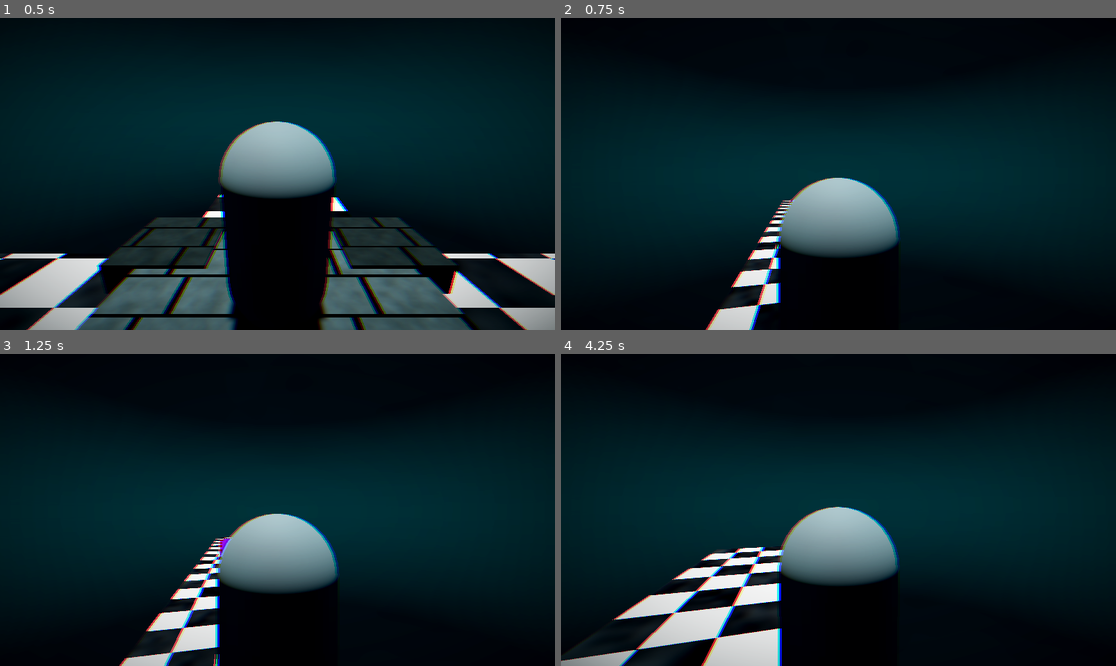
Above: before the commit, frames 1-4 (two rows, left to right).
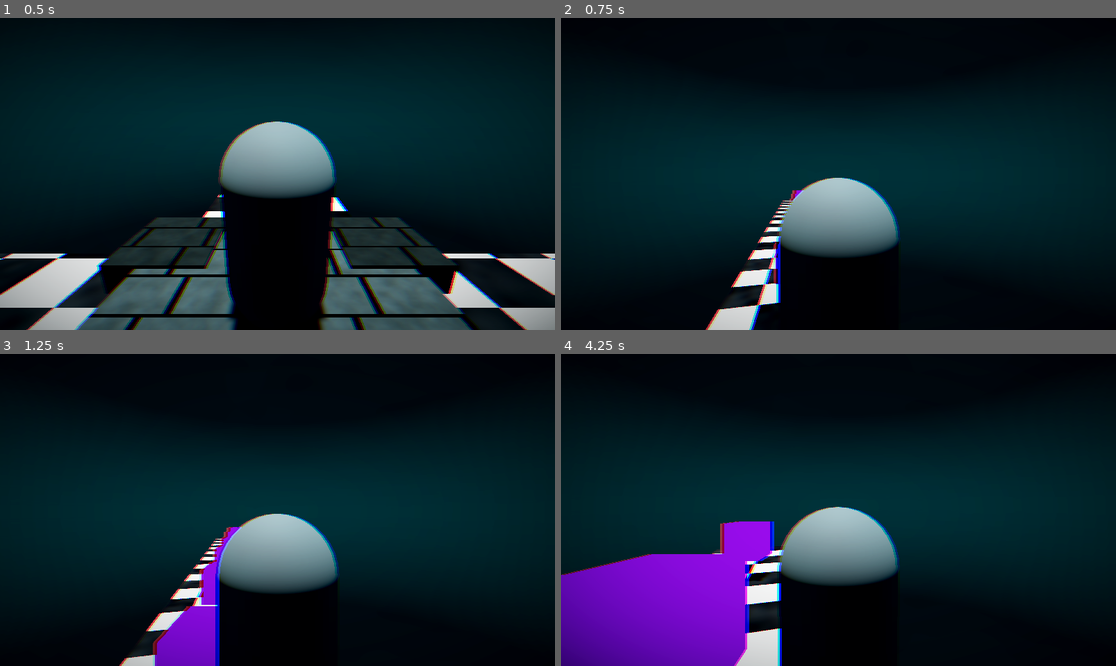
Above: after the commit, the same moments.

Repository: moonwavestudios/Voidscape
Game: Godot game, scene res://main.tscn
The game is run twice, just before and just after one commit, with the same random seed, the same clock (stepped at 60 frames per second) and the same inputs.
Inputs (mouse positions are in pixels of both pictures, inside the frame that each line leads up to):
- Up to frame 1 (0.5 s): no input
- Up to frame 2 (0.75 s): tap Enter (ui_accept) at 0.5 s; move the mouse to (866, 174) at 0.52 s; hold Up (ui_up) from 0.53 s (still down); tap E (dash) at 0.6 s
- Up to frame 3 (1.25 s): keep holding Up (ui_up); tap Enter (ui_accept) at 0.77 s
- Up to frame 4 (4.25 s): keep holding Up (ui_up); move the mouse to (810, 510) at 1.27 s; tap E (dash) every 0.75 s from 1.35 to 3.6 s; tap Enter (ui_accept) at 1.52, 3.02, 3.77 s; move the mouse to (849, 503) at 2.02 s; move the mouse to (832, 516) at 2.77 s; move the mouse to (877, 513) at 3.52 s

Frame 1 is identical in both runs. In frame 2, 0.2% of the frame differs, in the area x 38-44%, y 55-86%; in frame 3, 2.6%; in frame 4, 13%, in the area x 0-39%, y 53-100%.

Commit message:
added the first map

Diff:
--- a/scenes/world_test.tscn
+++ b/scenes/world_test.tscn
@@ -3,6 +3,7 @@
 [ext_resource type="Shader" uid="uid://daywub3pgh2h8" path="res://shaders/checkerboard_floor.gdshader" id="1_7mhm3"]
 [ext_resource type="Shader" uid="uid://bi6vgst2td81v" path="res://shaders/underwater_stone.gdshader" id="2_puv4i"]
 [ext_resource type="Shader" uid="uid://byp45ooycf37s" path="res://shaders/underwater_wood.gdshader" id="3_1moov"]
+[ext_resource type="PackedScene" uid="uid://ccxx1fvlstxf7" path="res://scenes/gifts.tscn" id="4_63fu1"]
 
 [sub_resource type="BoxShape3D" id="BoxShape3D_o8rpv"]
 size = Vector3(1, 0.9974365, 1.0222473)
@@ -305,3 +306,75 @@
 
 [node name="MeshInstance3D" type="MeshInstance3D" parent="StaticBody3D6/CollisionShape3D" unique_id=1036766750]
 mesh = SubResource("BoxMesh_i6uhy")
+
+[node name="gifts" parent="." unique_id=702350556 instance=ExtResource("4_63fu1")]
+transform = Transform3D(1, 0, 0, 0, 1, 0, 0, 0, 1, 0, 0.7992177, 0)
+
+[node name="gifts2" parent="." unique_id=2059811281 instance=ExtResource("4_63fu1")]
+transform = Transform3D(1, 0, 0, 0, 1, 0, 0, 0, 1, 0, 0.7992177, -3.864358)
+
+[node name="gifts3" parent="." unique_id=296427372 instance=ExtResource("4_63fu1")]
+transform = Transform3D(1, 0, 0, 0, 1, 0, 0, 0, 1, 0, 0.7992177, 3.6139193)
+
+[node name="gifts4" parent="." unique_id=1585398039 instance=ExtResource("4_63fu1")]
+transform = Transform3D(1, 0, 0, 0, 1, 0, 0, 0, 1, 0, 0.7992177, 7.124599)
+
+[node name="gifts5" parent="." unique_id=1337819846 instance=ExtResource("4_63fu1")]
+transform = Transform3D(1, 0, 0, 0, 1, 0, 0, 0, 1, 0, 0.7992177, 10.467125)
+
+[node name="gifts6" parent="." unique_id=2018747615 instance=ExtResource("4_63fu1")]
+transform = Transform3D(1, 0, 0, 0, 1, 0, 0, 0, 1, 0, 0.7992177, -7.8454056)
+
+[node name="gifts7" parent="." unique_id=239453683 instance=ExtResource("4_63fu1")]
+transform = Transform3D(1, 0, 0, 0, 1, 0, 0, 0, 1, 0, 0.7992177, -21.292374)
+
+[node name="gifts8" parent="." unique_id=1846843525 instance=ExtResource("4_63fu1")]
+transform = Transform3D(1, 0, 0, 0, 1, 0, 0, 0, 1, 0, 0.7992177, -24.593096)
+
+[node name="gifts9" parent="." unique_id=1759384010 instance=ExtResource("4_63fu1")]
+transform = Transform3D(1, 0, 0, 0, 1, 0, 0, 0, 1, 0, 0.7992177, -28.004538)
+
+[node name="gifts10" parent="." unique_id=573105549 instance=ExtResource("4_63fu1")]
+transform = Transform3D(1, 0, 0, 0, 1, 0, 0, 0, 1, 0, 0.7992177, -31.552147)
+
+[node name="gifts11" parent="." unique_id=1315328048 instance=ExtResource("4_63fu1")]
+transform = Transform3D(1, 0, 0, 0, 1, 0, 0, 0, 1, 0, 0.7992177, -39.925575)
+
+[node name="gifts12" parent="." unique_id=1263676095 instance=ExtResource("4_63fu1")]
+transform = Transform3D(1, 0, 0, 0, 1, 0, 0, 0, 1, 0, 0.7992177, -35.517315)
+
+[node name="gifts13" parent="." unique_id=1314101961 instance=ExtResource("4_63fu1")]
+transform = Transform3D(-4.371139e-08, 0, -1, 0, 1, 0, 1, 0, -4.371139e-08, 6.1615486, 0.7992177, -15.072373)
+
+[node name="gifts14" parent="." unique_id=832148735 instance=ExtResource("4_63fu1")]
+transform = Transform3D(-4.371139e-08, 0, -1, 0, 1, 0, 1, 0, -4.371139e-08, 9.462271, 0.7992177, -15.072373)
+
+[node name="gifts15" parent="." unique_id=1575096478 instance=ExtResource("4_63fu1")]
+transform = Transform3D(-4.371139e-08, 0, -1, 0, 1, 0, 1, 0, -4.371139e-08, 12.873713, 0.7992177, -15.072373)
+
+[node name="gifts16" parent="." unique_id=889311812 instance=ExtResource("4_63fu1")]
+transform = Transform3D(-4.371139e-08, 0, -1, 0, 1, 0, 1, 0, -4.371139e-08, 16.421322, 0.7992177, -15.072373)
+
+[node name="gifts17" parent="." unique_id=1221742133 instance=ExtResource("4_63fu1")]
+transform = Transform3D(-4.371139e-08, 0, -1, 0, 1, 0, 1, 0, -4.371139e-08, 24.79475, 0.7992177, -15.072373)
+
+[node name="gifts18" parent="." unique_id=1012960979 instance=ExtResource("4_63fu1")]
+transform = Transform3D(-4.371139e-08, 0, -1, 0, 1, 0, 1, 0, -4.371139e-08, 20.38649, 0.7992177, -15.072373)
+
+[node name="gifts19" parent="." unique_id=1934265888 instance=ExtResource("4_63fu1")]
+transform = Transform3D(-4.371139e-08, 0, -1, 0, 1, 0, 1, 0, -4.371139e-08, -24.596165, 0.7992177, -15.072373)
+
+[node name="gifts20" parent="." unique_id=1139502717 instance=ExtResource("4_63fu1")]
+transform = Transform3D(-4.371139e-08, 0, -1, 0, 1, 0, 1, 0, -4.371139e-08, -21.295443, 0.7992177, -15.072373)
+
+[node name="gifts21" parent="." unique_id=1275338607 instance=ExtResource("4_63fu1")]
+transform = Transform3D(-4.371139e-08, 0, -1, 0, 1, 0, 1, 0, -4.371139e-08, -17.884, 0.7992177, -15.072373)
+
+[node name="gifts22" parent="." unique_id=725445539 instance=ExtResource("4_63fu1")]
+transform = Transform3D(-4.371139e-08, 0, -1, 0, 1, 0, 1, 0, -4.371139e-08, -14.336391, 0.7992177, -15.072373)
+
+[node name="gifts23" parent="." unique_id=1046082417 instance=ExtResource("4_63fu1")]
+transform = Transform3D(-4.371139e-08, 0, -1, 0, 1, 0, 1, 0, -4.371139e-08, -5.962963, 0.7992177, -15.072373)
+
+[node name="gifts24" parent="." unique_id=1990453461 instance=ExtResource("4_63fu1")]
+transform = Transform3D(-4.371139e-08, 0, -1, 0, 1, 0, 1, 0, -4.371139e-08, -10.371223, 0.7992177, -15.072373)
--- a/scripts/game.gd
+++ b/scripts/game.gd
@@ -15,17 +15,18 @@
 
 func _ready() -> void:
 	for gifts in get_children():
-		if gifts.is_in_group("gifts"):
-			all_gifts += 1
-			print(all_gifts)
+		if gifts.is_in_group("map"):
+			for map in gifts.get_children():
+				if map.is_in_group("gifts"):
+					all_gifts += 1
 
-	for floors in get_children():
-		if floors.is_in_group("map"):
-			for floore in floors.get_children():
-				if floore.name.contains("floor"):
-					var gift = giftScene.instantiate()
-					add_child(gift)
-					gift.position = floore.position + Vector3(0, 1, 0)
+	#for floors in get_children():
+		#if floors.is_in_group("map"):
+			#for floore in floors.get_children():
+				#if floore.name.contains("floor"):
+					#var gift = giftScene.instantiate()
+					#add_child(gift)
+					#gift.position = floore.position + Vector3(0, 1, 0)
 
 func _process(_delta: float) -> void:
 	if gifts_collected == all_gifts:
--- a/scripts/gifts.gd
+++ b/scripts/gifts.gd
@@ -10,5 +10,5 @@
 func _on_body_entered(body: Node3D) -> void:
 	if body.is_in_group("player"):
 		body.gifts += 1
-		$"..".gifts_collected += 1
+		$"../..".gifts_collected += 1
 		queue_free()
